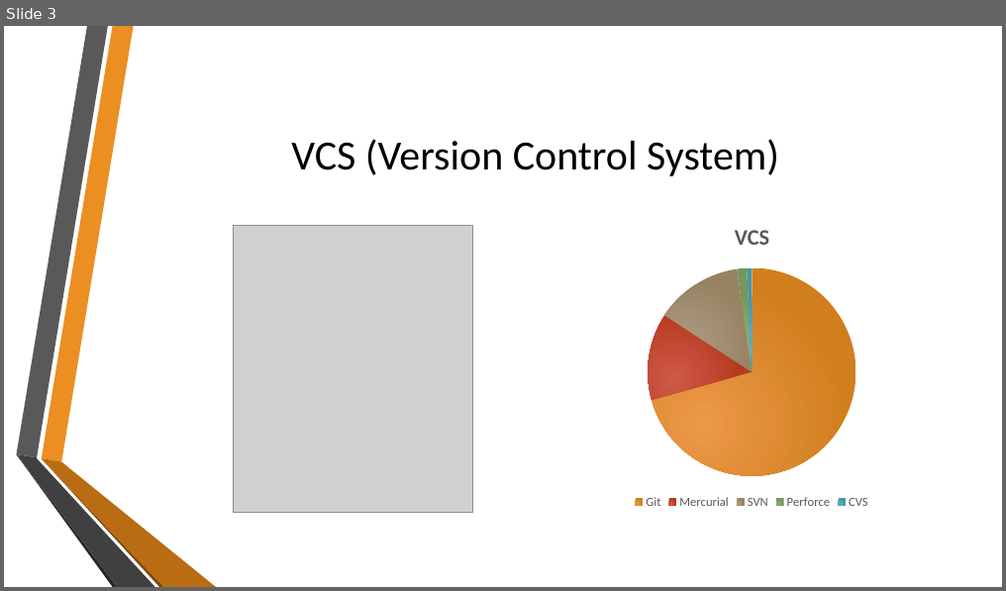
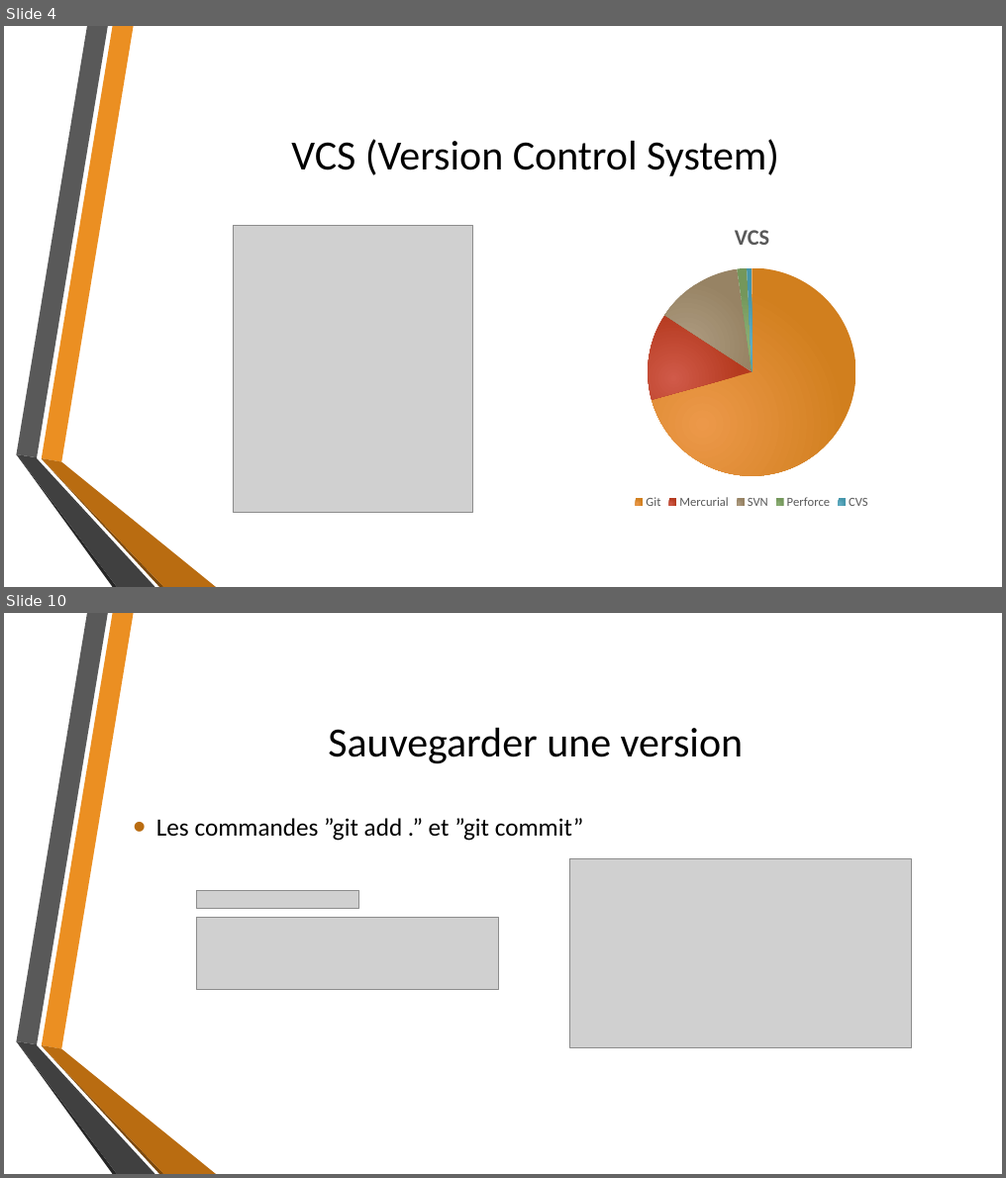
Before and after one commit to MatRenaud/Tptravailinfo, a slide deck: GitPresentation.pptx. Shown one above the other, each under a label of ours: slide 3 before the commit, slides 4 and 10 after it; the slides between them are not shown. The pictures are 1006x591 and 1006x1178 pixels, drawn with LibreOffice and Linux fonts; fonts in the diff are those of the drawing; grey boxes stand for pictures; background and template pictures are left out. Boxes give left, top, right and bottom in pixels: in the first picture for what was removed or moved away, otherwise in the second. Text is boxed around its words. In the diff, an @@ line names an element or a change of style, - is before the commit and + after.

```diff
--- a/GitPresentation.pptx
+++ b/GitPresentation.pptx
@@ slide 10 added at (4,613,1002,1174), background picture (left out); not listed: 6 template elements that a slide beside it also shows @@
@@ title added at (328,728,744,764), 40 pt, text #000000 @@
+Sauvegarder une version
@@ text added at (156,818,584,841), 24 pt, text #000000 @@
+• Les commandes ”git add .” et ”git commit”
@@ picture added at (569,860,912,1048) @@
@@ picture added at (196,891,358,909) @@
@@ picture added at (196,918,498,989) @@
@@ what was slide 3 is now slide 4 @@
```
Also in this commit, not shown: 2 slides changed, 12 other slides added, 3 other files.
